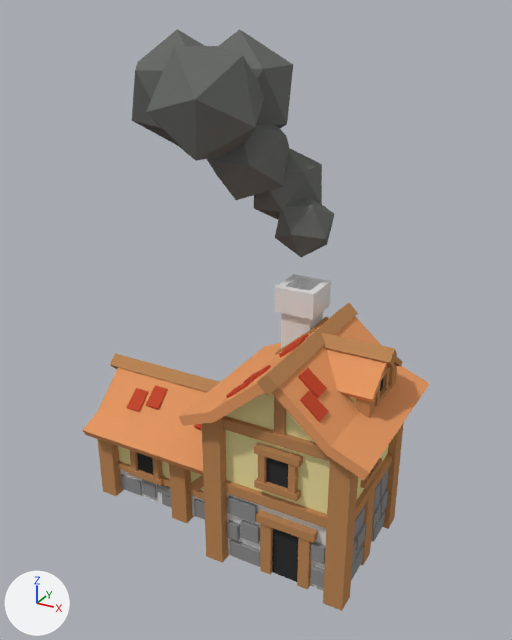
Two versions of the Blender file Models/Peasant House/peasant_house_2tile_3.blend, one commit apart.
Rendered twice from a 50 mm camera at (10.53, -16.94, 15.69) aimed at (0.86, 0.64, 6.9). The lights are fixed; the arrows at lower left show +X, +Y and +Z.
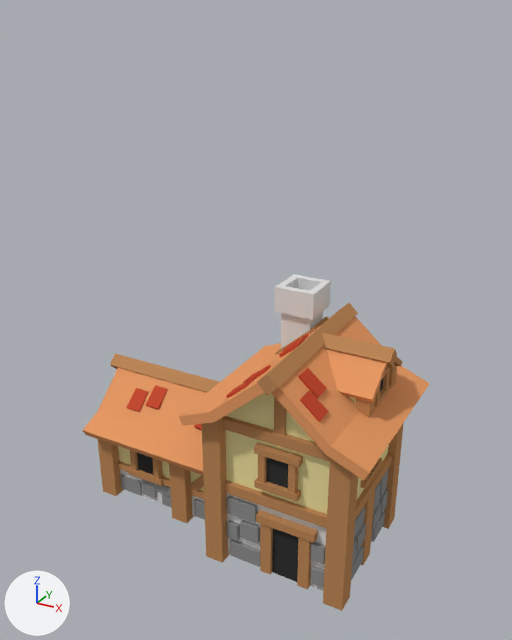
Pixel boxes [x1, y1, x2, y2] of what changed, in the pictures (512 x 640 px):
'Icosphere.003', deleted
    before: [146, 46, 264, 161]
'Icosphere.002', deleted
    before: [207, 123, 290, 200]
'Icosphere.004', deleted
    before: [219, 30, 293, 128]
'Icosphere', deleted
    before: [275, 198, 335, 257]
'Icosphere.001', deleted
    before: [254, 149, 322, 220]
'Icosphere.005', deleted
    before: [132, 29, 204, 146]

The change in detail:
Object 'Icosphere.005' (ob_icosphere_005) is deleted.
Object 'Icosphere.004' (ob_icosphere_004) is deleted.
Object 'Icosphere.003' (ob_icosphere_003) is deleted.
Object 'Icosphere.002' (ob_icosphere_002) is deleted.
Object 'Icosphere.001' (ob_icosphere_001) is deleted.
Object 'Icosphere' (ob_icosphere) is deleted.
